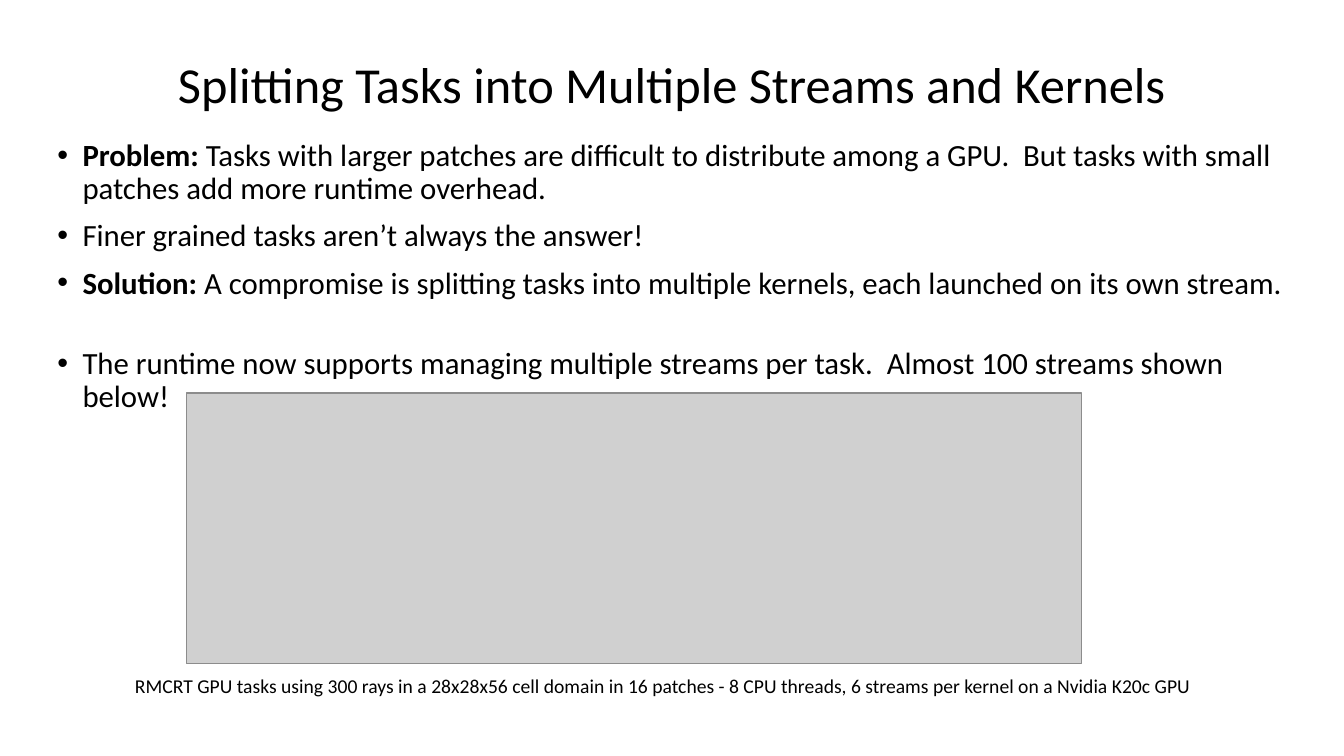
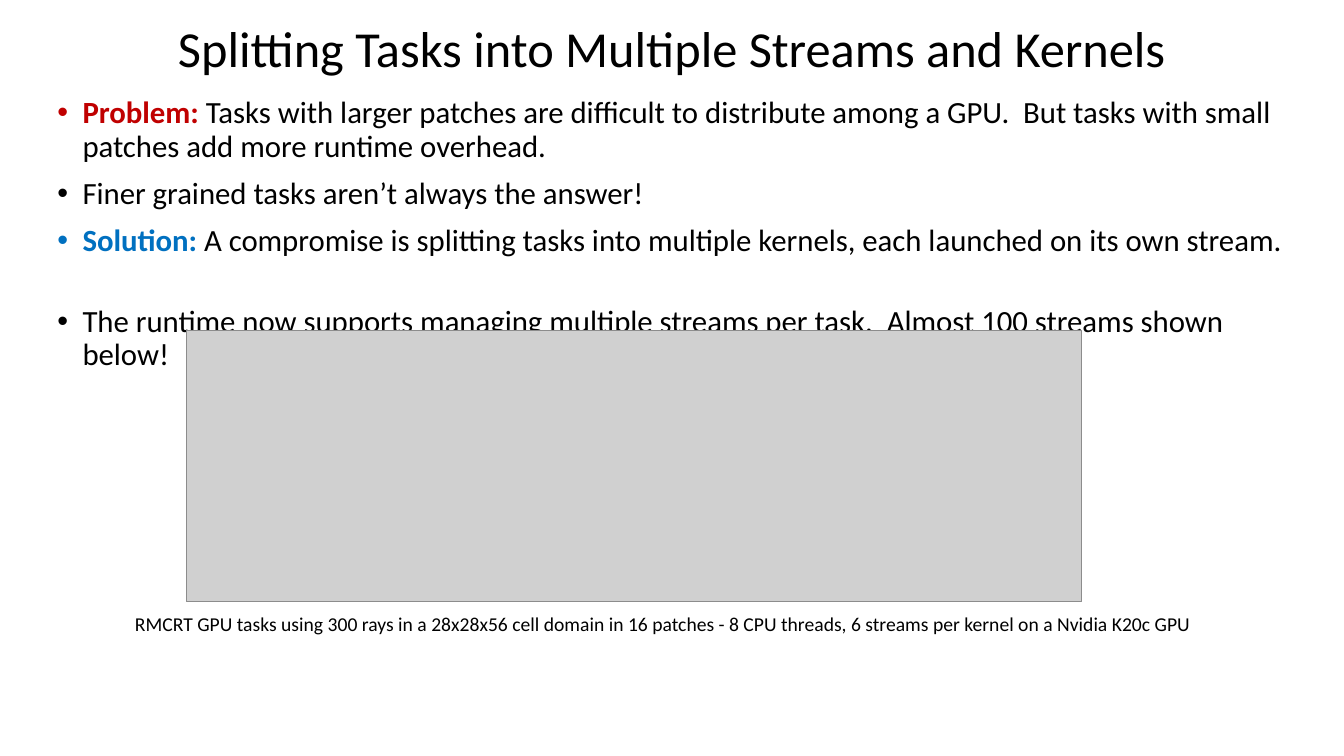
Before and after one commit to bradleypeterson/proposal, a slide deck: slide 22 of slides/Portable and Performant GPU_dec1.pptx (slide 16 before the commit). Drawn at 1344x756 pixels with LibreOffice and Linux fonts; fonts in the diff are those of the drawing; grey boxes stand for pictures. Boxes give left, top, right and bottom in pixels: in the first picture for what was removed or moved away, otherwise in the second. Text is boxed around its words. In the diff, an @@ line names an element or a change of style, - is before the commit and + after.

```diff
--- a/slides/Portable and Performant GPU_dec1.pptx
+++ b/slides/Portable and Performant GPU_dec1.pptx
@@ title "Splitting Tasks into Multiple Streams ...": place and size @@
-title "Splitting Tasks into Multiple Streams ..." at <box>178,68,1166,112</box>
+title "Splitting Tasks into Multiple Streams ..." at <box>178,32,1166,76</box>
@@ text "Problem: Tasks with larger patches ...": place and size @@
-text "Problem: Tasks with larger patches ..." at <box>83,144,1282,408</box>
+text "Problem: Tasks with larger patches ..." at <box>83,101,1282,366</box>
@@ text at <box>83,101,1282,257</box>: text colour #000000 to #C00000 in "Problem:"; text colour #000000 to #0070C0 in "Solution:" @@
@@ picture: place and size @@
-picture at <box>187,393,1083,664</box>
+picture at <box>187,331,1083,602</box>
@@ text "RMCRT GPU tasks using 300 ...": place and size @@
-text "RMCRT GPU tasks using 300 ..." at <box>135,679,1190,697</box>
+text "RMCRT GPU tasks using 300 ..." at <box>135,617,1190,635</box>
```
Also in this commit, not shown: 15 other slides changed, 18 slides added, 6 slides removed, 2 other files.
